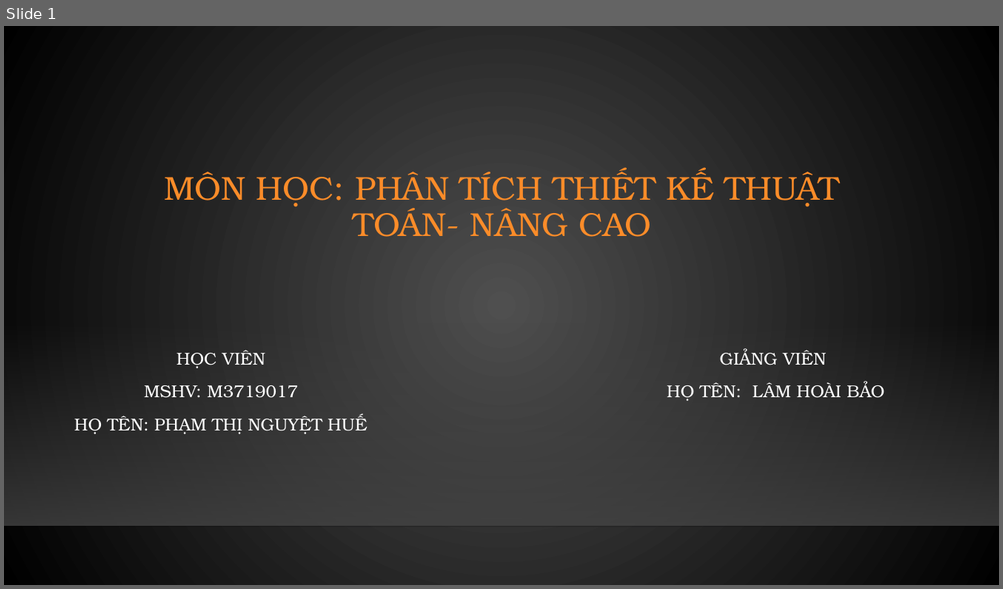
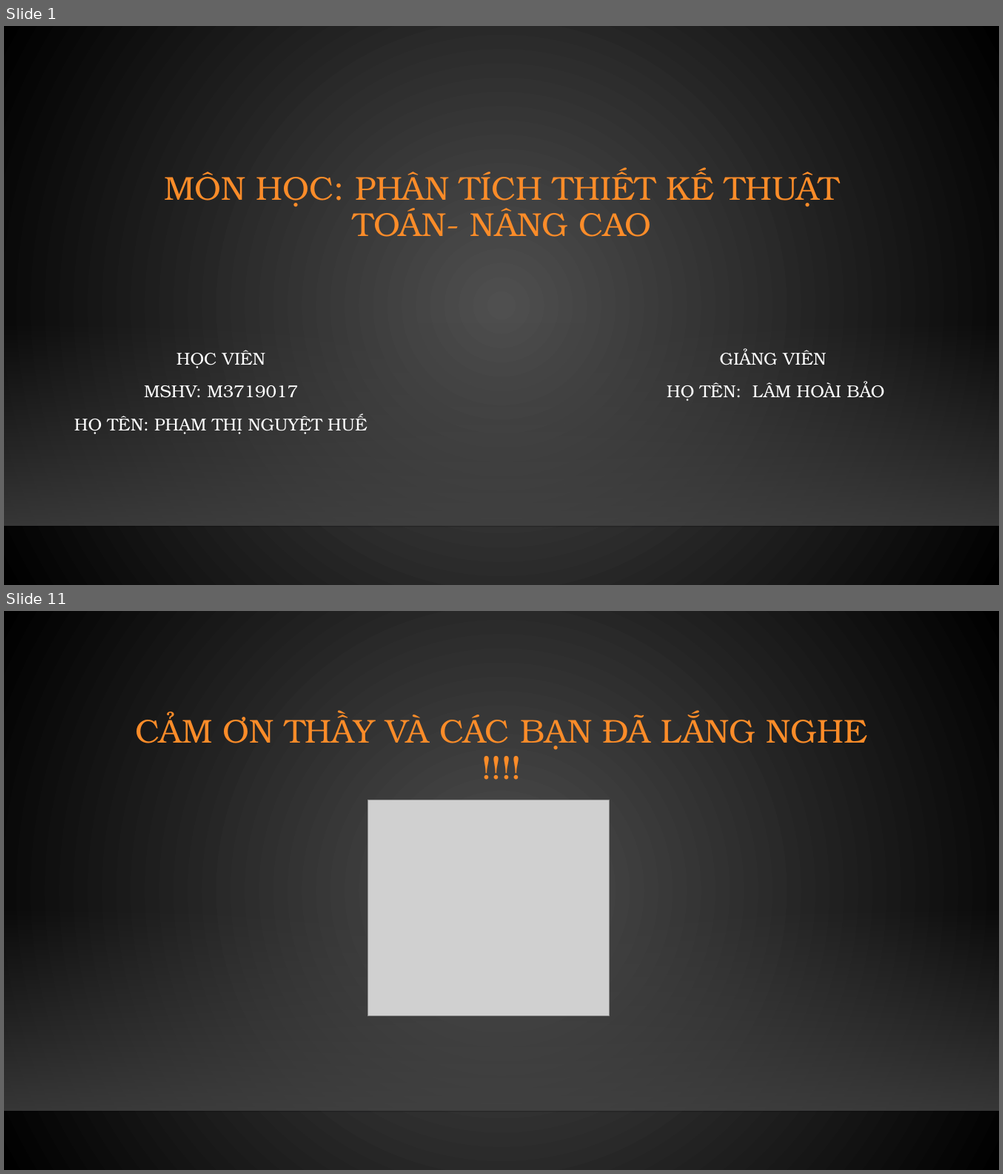
Before and after one commit to NguyetHue/PTTK_TTNC, a slide deck: BaoCao.pptx. Shown one above the other, each under a label of ours: slide 1 before the commit, slides 1 and 11 after it; the slides between them are not shown. The pictures are 1003x589 and 1003x1174 pixels, drawn with LibreOffice and Linux fonts; fonts in the diff are those of the drawing; grey boxes stand for pictures; background and template pictures are left out. Boxes give left, top, right and bottom in pixels: in the first picture for what was removed or moved away, otherwise in the second. Text is boxed around its words. In the diff, an @@ line names an element or a change of style, - is before the commit and + after.

```diff
--- a/BaoCao.pptx
+++ b/BaoCao.pptx
@@ slide 11 added at (4,611,999,1170), background gradient #505050 to #000000; not listed: 2 template elements that a slide beside it also shows @@
@@ title added at (135,712,868,750), 32 pt, text #FB8C29 @@
+CẢM ƠN THẦY VÀ CÁC BẠN ĐÃ LẮNG NGHE !!!!
@@ picture added at (367,800,609,1017) @@
```
Also in this commit, not shown: 1 slide changed, 8 other slides added, 2 slides removed, 6 other files.
